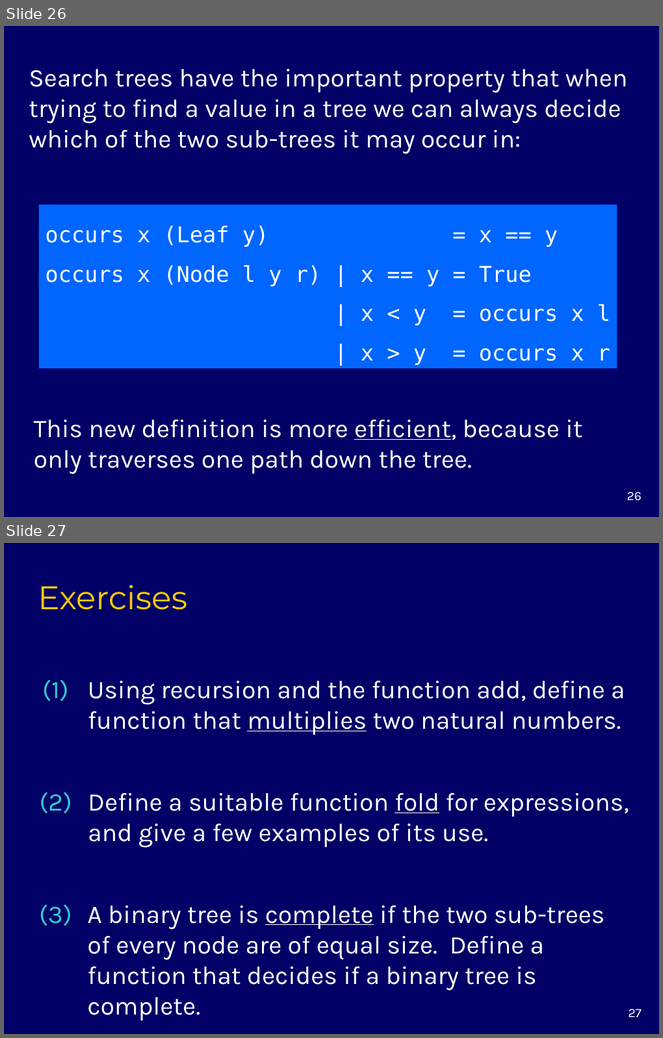
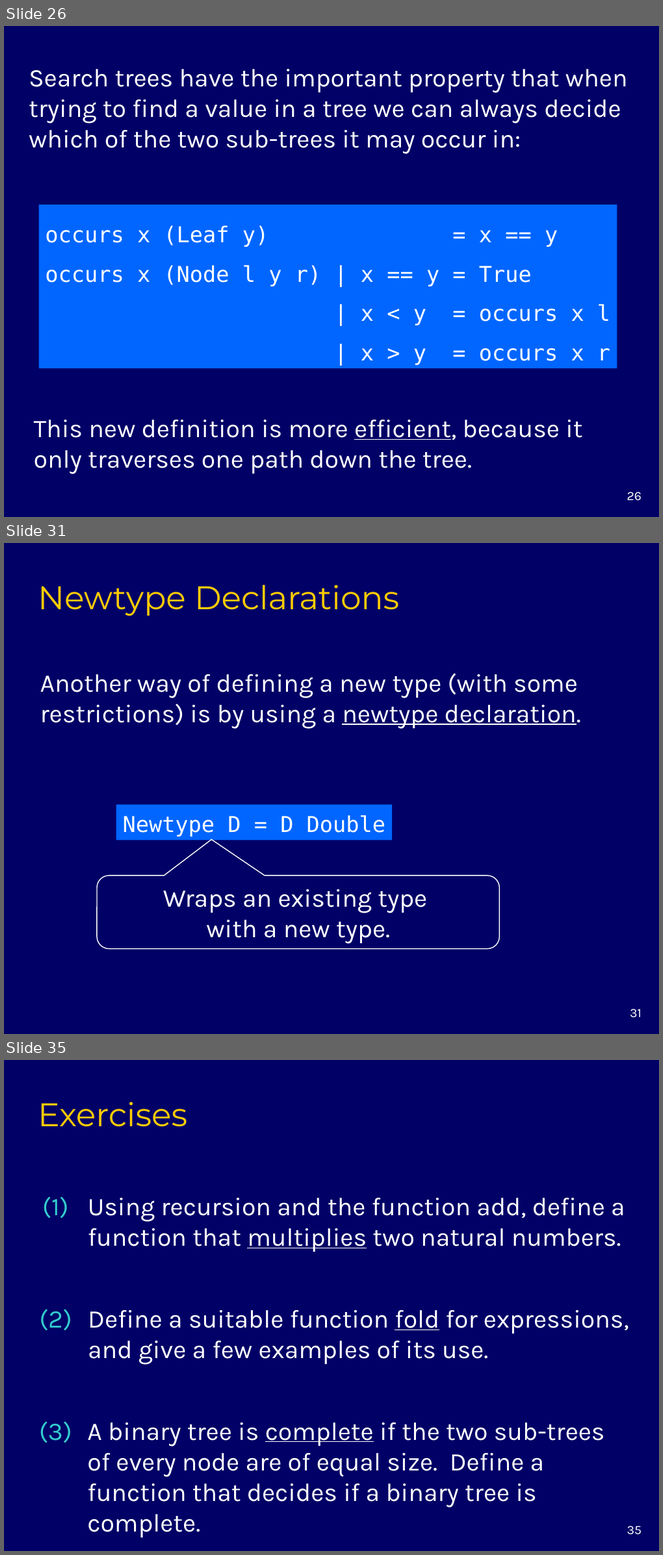
Before and after one commit to markgrebe/EECS776, a slide deck: chapter10.ppt. Shown one above the other, each under a label of ours: slides 26 and 27 before the commit, slides 26, 31 and 35 after it; the slides between them are not shown. The pictures are 663x1038 and 663x1555 pixels, drawn with LibreOffice and Linux fonts; fonts in the diff are those of the drawing. Boxes give left, top, right and bottom in pixels: in the first picture for what was removed or moved away, otherwise in the second. Text is boxed around its words. In the diff, an @@ line names an element or a change of style, - is before the commit and + after.

Commit message:
Added record and newtype slides

```diff
--- a/chapter10.ppt
+++ b/chapter10.ppt
@@ slide 31 added at (x1=4, y1=543, x2=659, y2=1034), background #000066 @@
@@ title added at (x1=38, y1=585, x2=399, y2=616), 36 pt, text #FFCC00 @@
+Newtype Declarations
@@ text added at (x1=40, y1=673, x2=581, y2=729), 28 pt, text #FFFFFF @@
+Another way of defining a new type (with some restrictions) is by using a newtype declaration.
@@ rectangle added at (x1=116, y1=805, x2=392, y2=841), fill #0066FF, 24 pt, text #FFFFFF @@
+Newtype D = D Double
@@ rounded speech box added at (x1=97, y1=876, x2=500, y2=949), outline #FFFFFF 0.99 pt, 28 pt, text #FFFFFF @@
+Wraps an existing type
+with a new type.
@@ page number added at (x1=630, y1=1009, x2=642, y2=1018), 14 pt, text #FFFFFF @@
+31
@@ what was slide 27 is now slide 35 @@
@@ page number at (x1=627, y1=1526, x2=642, y2=1535): text changed @@
-27
+35
```
Also in this commit, not shown: 7 other slides added.
